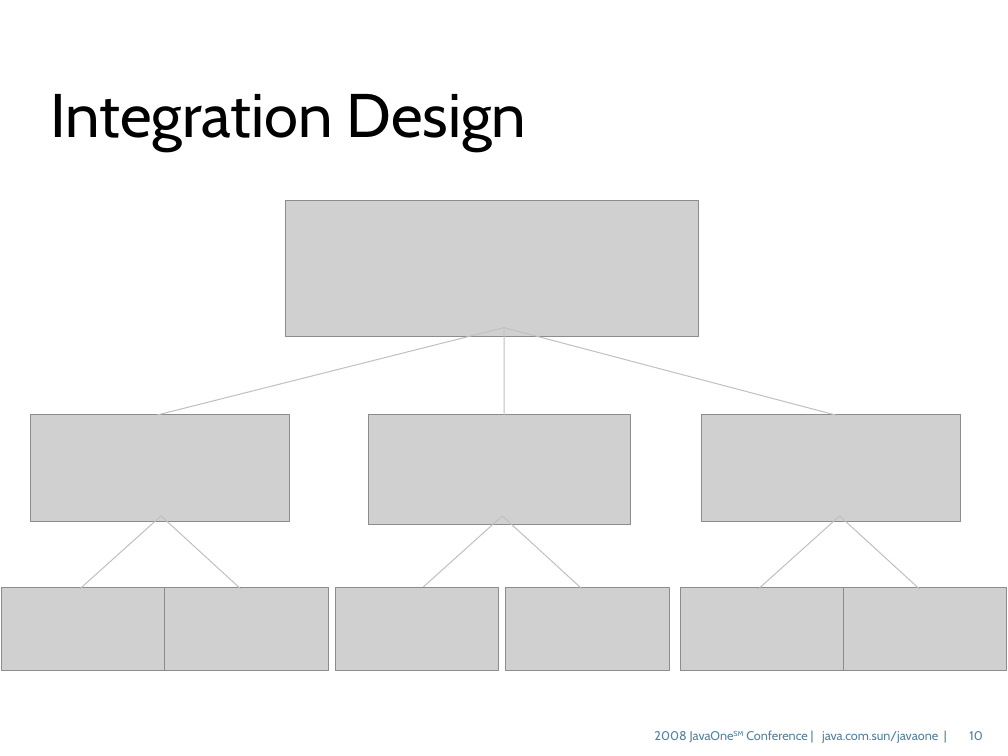
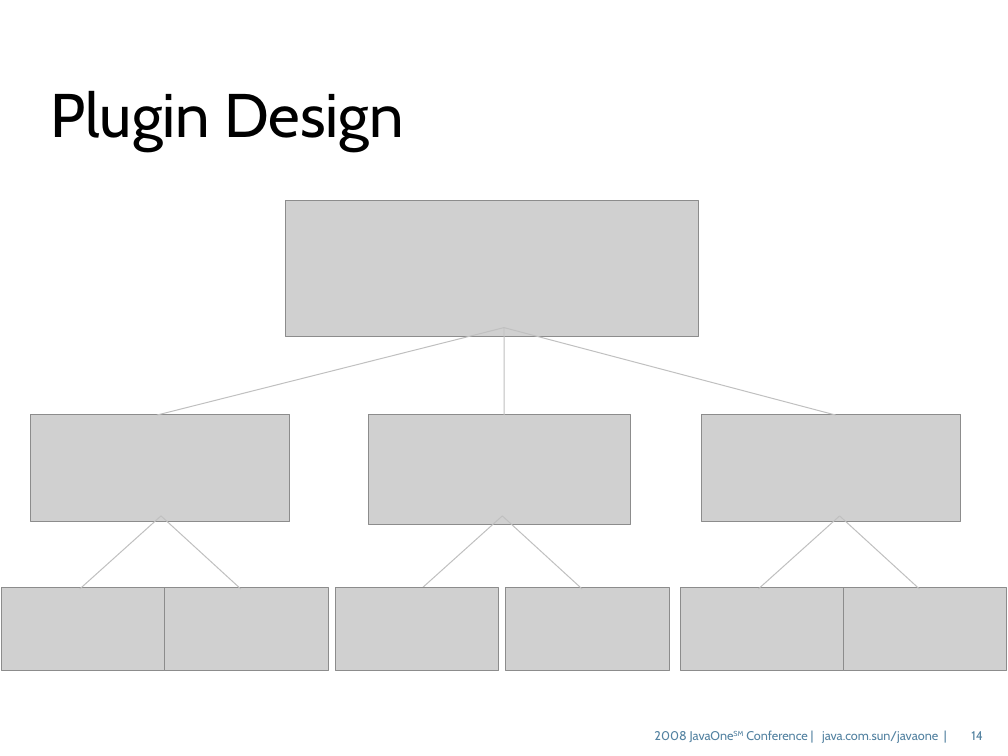
Before and after one commit to dmatej/Glassfish-SVN-Patched, a slide deck: slide 14 of v3/admingui/j1plugin/gfplugin/4520_gfplugin.odp (slide 10 before the commit). Drawn at 1008x756 pixels with LibreOffice and Linux fonts; fonts in the diff are those of the drawing; grey boxes stand for pictures; background and template pictures are left out. Boxes give left, top, right and bottom in pixels: in the first picture for what was removed or moved away, otherwise in the second. Text is boxed around its words. In the diff, an @@ line names an element or a change of style, - is before the commit and + after.

```diff
--- a/v3/admingui/j1plugin/gfplugin/4520_gfplugin.odp
+++ b/v3/admingui/j1plugin/gfplugin/4520_gfplugin.odp
@@ title at (51, 90, 404, 151): text changed @@
-Integration Design
+Plugin Design
@@ page number at (971, 731, 983, 740): text changed @@
-10
+14
```
Also in this commit, not shown: 17 other slides changed, 1 slide removed.
